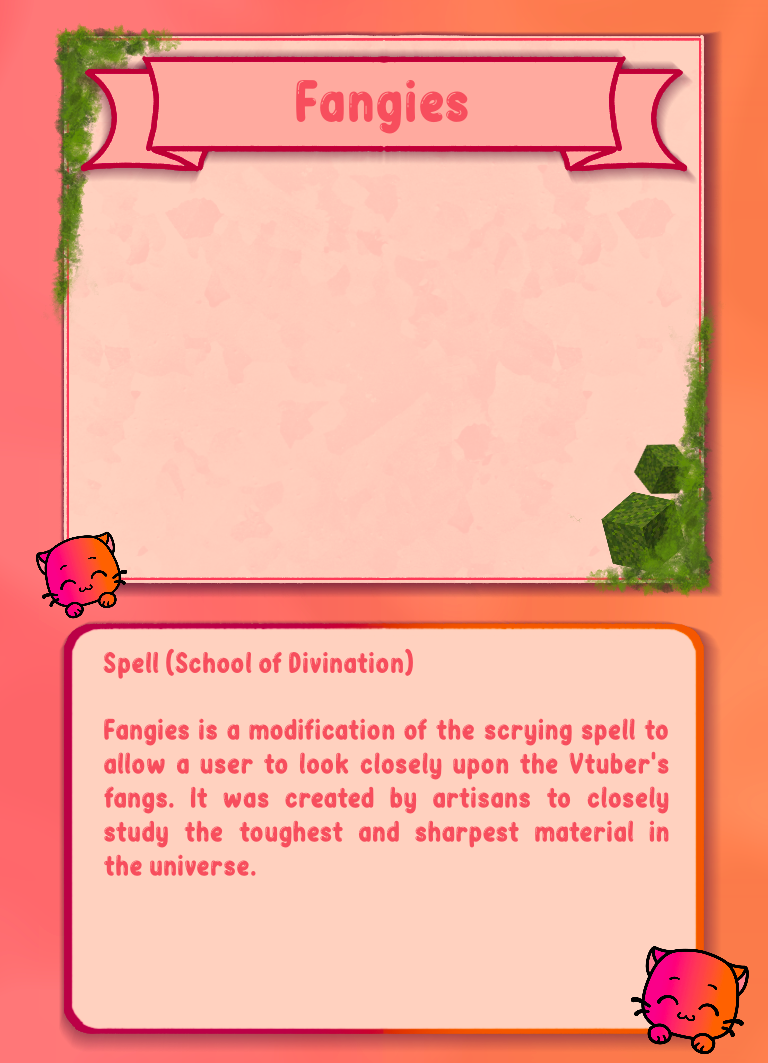
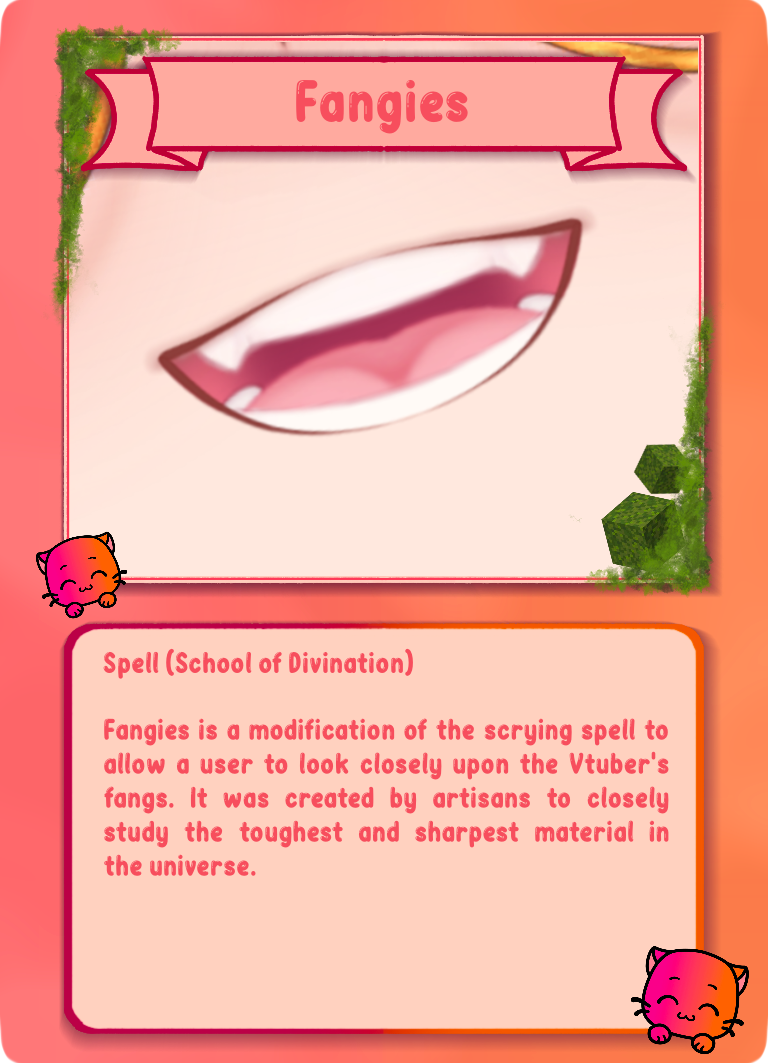
Two versions of the same layered image (768 × 1063). Layer-by-layer changes:
added layer "fangies.png" above "plainCardTopTextBox.png #1" over 70, 42, 698, 576
painted on "plainCardBackground.png" over 0, 0, 768, 1063
